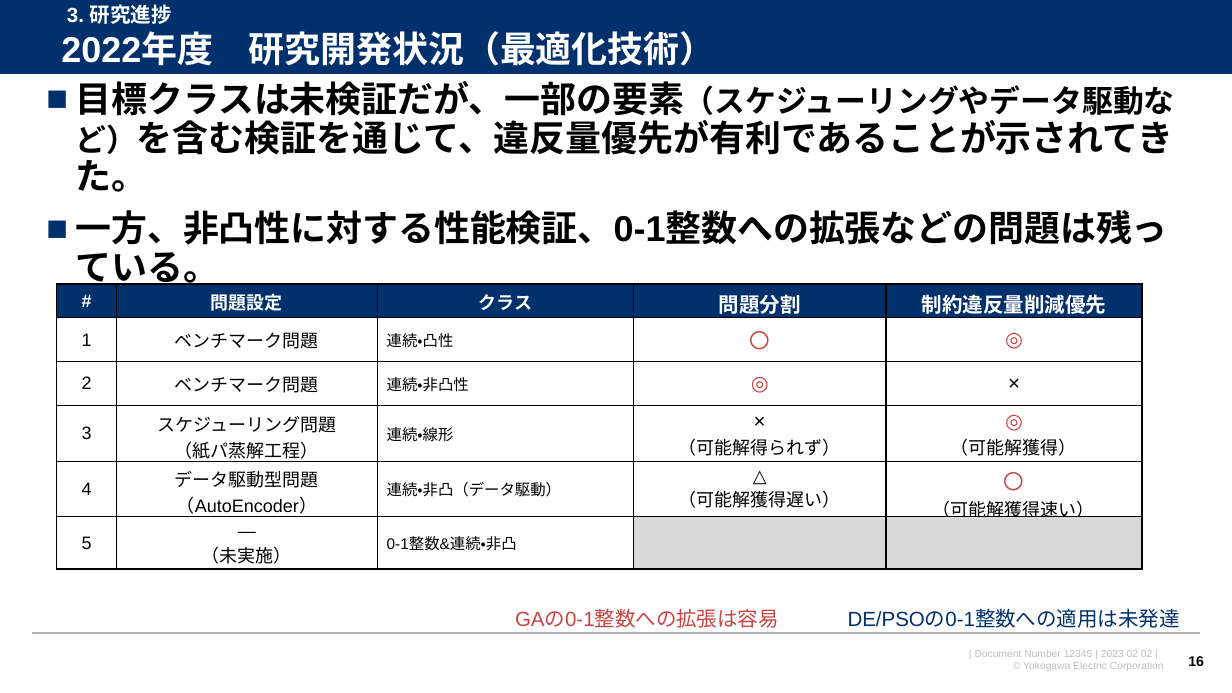
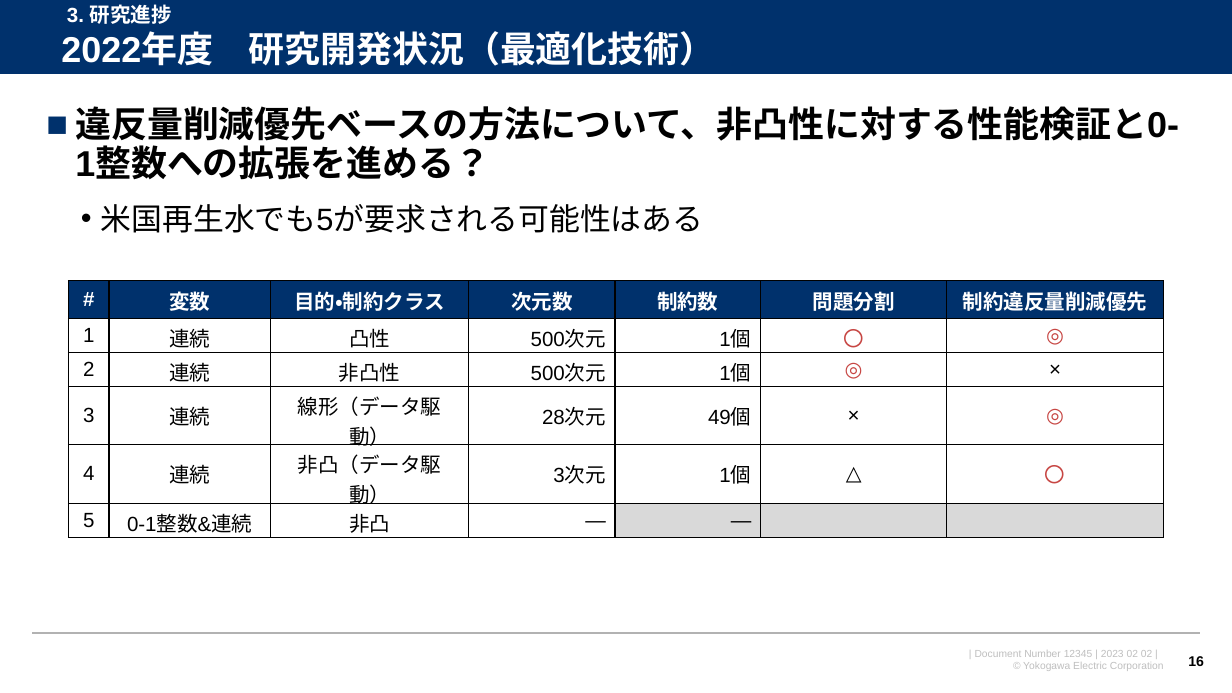
Before and after one commit to watarukumagai-git/opt, a slide deck: slide 16 of opt/230303_データ駆動非線形制約での検証_rev.0.pptx. Drawn at 1232x693 pixels with LibreOffice and Linux fonts; fonts in the diff are those of the drawing; background and template pictures are left out. Boxes give left, top, right and bottom in pixels: in the first picture for what was removed or moved away, otherwise in the second. Text is boxed around its words. In the diff, an @@ line names an element or a change of style, - is before the commit and + after.

```diff
--- a/opt/230303_データ駆動非線形制約での検証_rev.0.pptx
+++ b/opt/230303_データ駆動非線形制約での検証_rev.0.pptx
@@ text at [75, 106, 1179, 233]: text changed @@
-■ 目標クラスは未検証だが、一部の要素（スケジューリングやデータ駆動など）を含む検証を通じて、違反量優先が有利であることが示されてきた。
-■ 一方、非凸性に対する性能検証、0-1整数への拡張などの問題は残っている。
+■ 違反量削減優先ベースの方法について、非凸性に対する性能検証と0-1整数への拡張を進める？
+  • 米国再生水でも5が要求される可能性はある
@@ table at [68, 281, 1164, 537] @@
-column 2: 問題設定 | ベンチマーク問題 | ベンチマーク問題 | スケジューリング問題 / （紙パ蒸解工程） | データ駆動型問題 / （AutoEncoder） | ― / （未実施）
-column 3: クラス | 連続・凸性 | 連続・非凸性 | 連続・線形 | 連続・非凸（データ駆動） | 0-1整数&連続・非凸
-column 4: 問題分割 | 〇 | ◎ | × / （可能解得られず） | △ / （可能解獲得遅い） | 
-column 5: 制約違反量削減優先 | ◎ | × | ◎ / （可能解獲得） | 〇 / （可能解獲得速い） | 
+column 2: 変数 | 連続 | 連続 | 連続 | 連続 | 0-1整数&連続
+column 3: 目的・制約クラス | 凸性 | 非凸性 | 線形（データ駆動） | 非凸（データ駆動） | 非凸
+column 4: 次元数 | 500次元 | 500次元 | 28次元 | 3次元 | ―
+column 5: 制約数 | 1個 | 1個 | 49個 | 1個 | ―
+column 6: 問題分割 | 〇 | ◎ | × | △ | 
+column 7: 制約違反量削減優先 | ◎ | × | ◎ | 〇 | 
@@ table: place and size @@
-table at [57, 284, 1142, 568]
+table at [68, 281, 1164, 537]
@@ text removed at [515, 610, 779, 628] @@
-GAの0-1整数への拡張は容易
@@ text removed at [848, 610, 1180, 628] @@
-DE/PSOの0-1整数への適用は未発達
```
Also in this commit, not shown: 3 other slides changed, 1 slide added.
